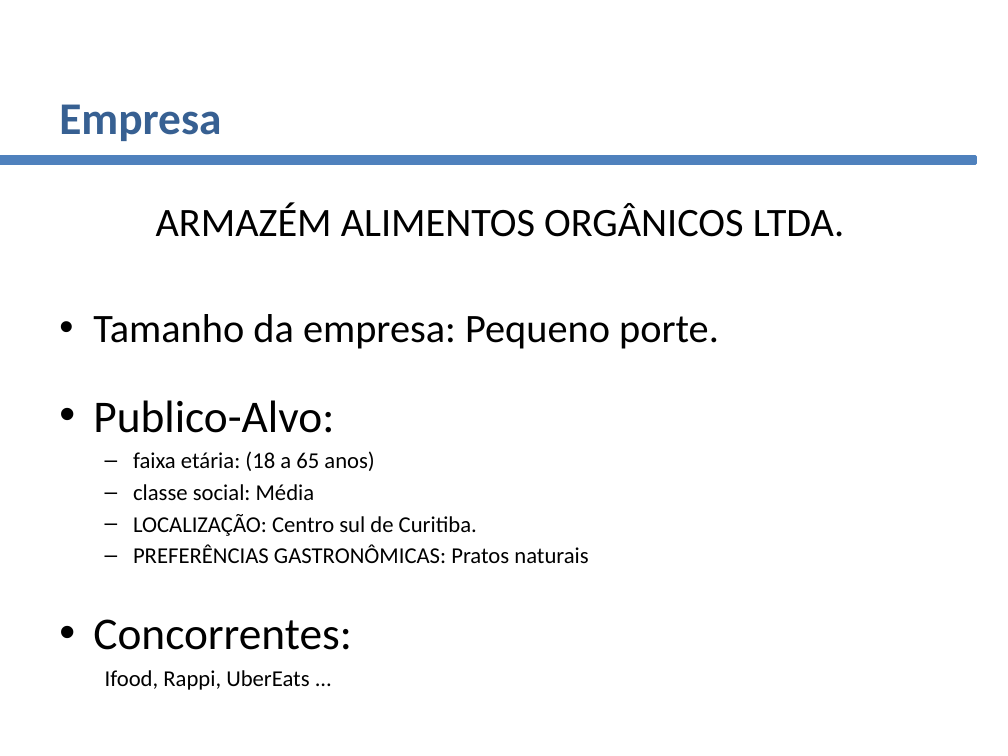
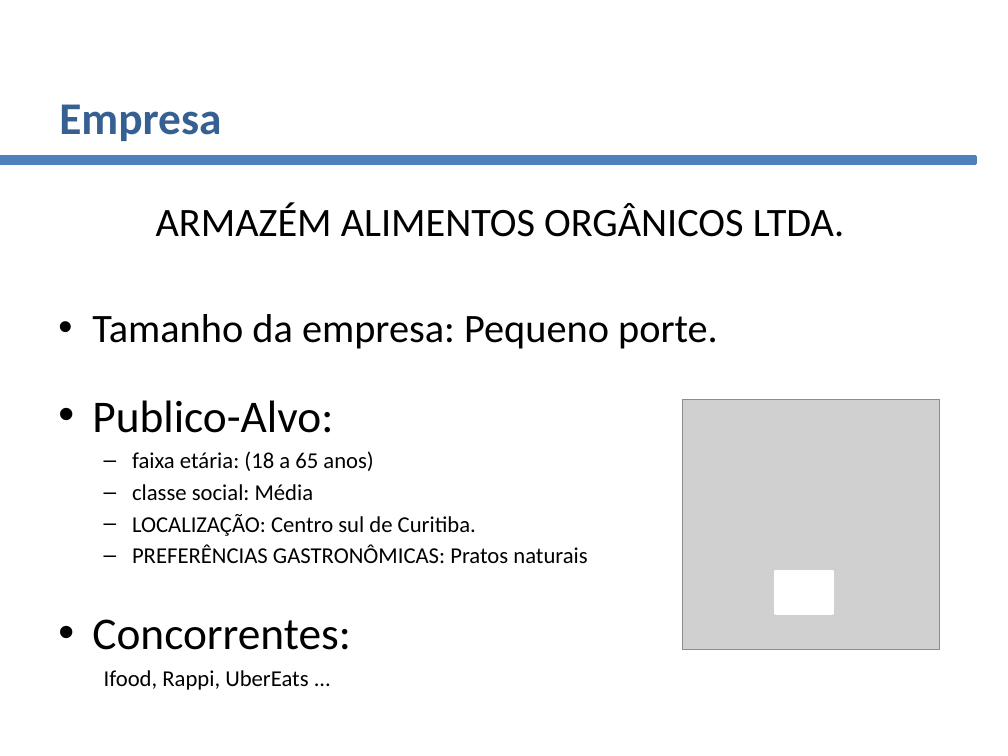
Before and after one commit to matheusg-dev/ProjetoDelivery_TCC, a slide deck: slide 4 of assets/documentacao_abnt/PowerPoint Projeto Final SENAI.pptx. Drawn at 1008x756 pixels with LibreOffice and Linux fonts; fonts in the diff are those of the drawing; grey boxes stand for pictures; background and template pictures are left out. Boxes give left, top, right and bottom in pixels: in the first picture for what was removed or moved away, otherwise in the second. Text is boxed around its words. In the diff, an @@ line names an element or a change of style, - is before the commit and + after.

```diff
--- a/assets/documentacao_abnt/PowerPoint Projeto Final SENAI.pptx
+++ b/assets/documentacao_abnt/PowerPoint Projeto Final SENAI.pptx
@@ picture added at bbox=[682, 399, 939, 650] @@
@@ rectangle added at bbox=[776, 571, 833, 613], fill #FFFFFF, outline #FFFFFF 2 pt @@
```
Also in this commit, not shown: 10 other slides changed, 11 slides added, 1 slide removed.
